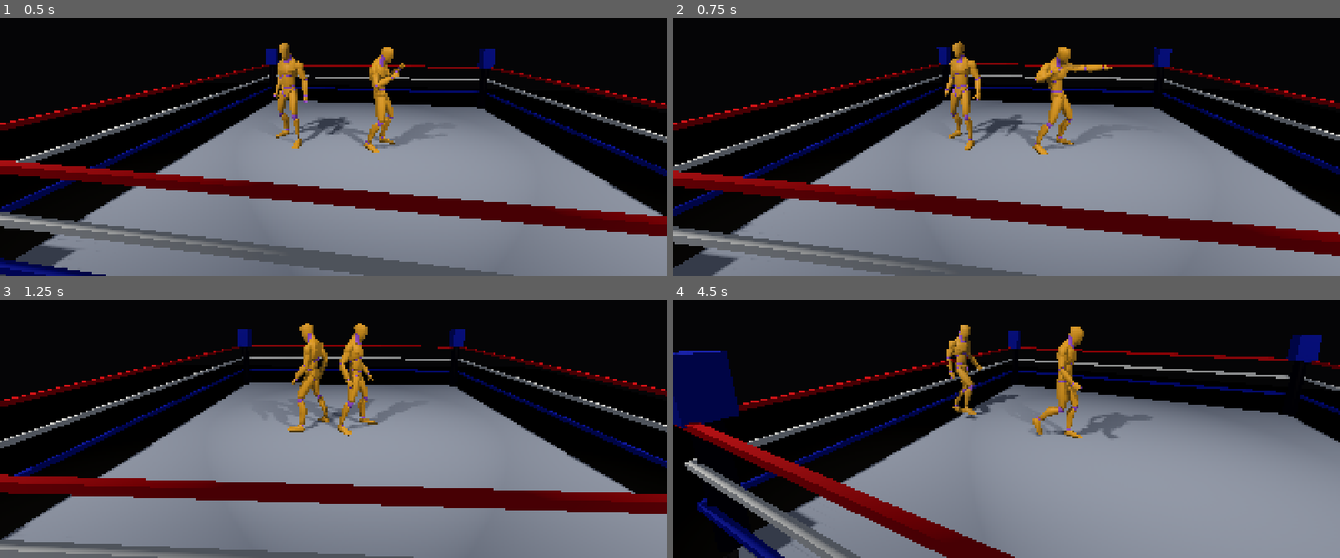
Above: before the commit, frames 1-4 (two rows, left to right).
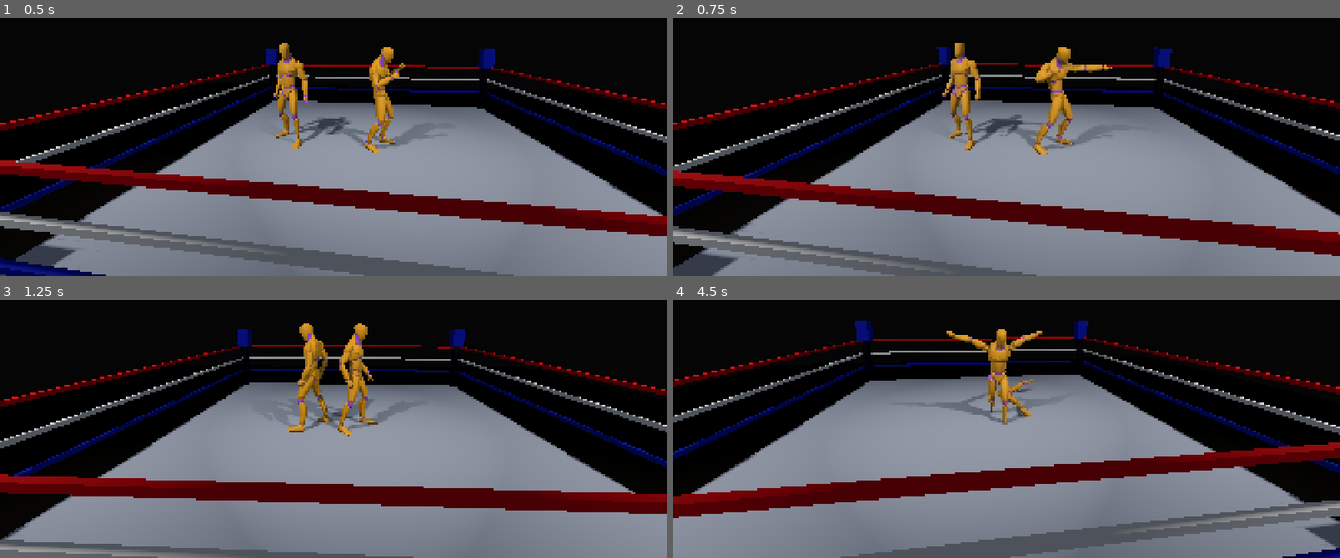
Above: after the commit, the same moments.

Repository: denhamd2/aegis
Game: Godot game, scene res://scenes/match.tscn
The game is run twice, just before and just after one commit, with the same random seed, the same clock (stepped at 60 frames per second) and the same inputs.
Inputs:
- Up to frame 1 (0.5 s): no input
- Up to frame 2 (0.75 s): hold D (move_right) from 0.53 s (still down); tap K (grapple) at 0.6 s
- Up to frame 3 (1.25 s): keep holding D (move_right)
- Up to frame 4 (4.5 s): release D (move_right) at 1.28 s; hold S (move_down) 1.28-2.03 s; tap K (grapple) at 1.35, 2.3, 3.05, 3.8, 4.35 s; hold D (move_right) 2.03-2.78 s; tap L (reversal) at 2.1 s; hold W (move_up) 2.78-3.53 s; tap J (strike) at 2.85 s; hold Space (submission_hold) 3.53-4.28 s; hold A (move_left) from 3.53 s (still down)

Frame 1 is identical in both runs. In frame 2, 0.1% of the frame differs, in the area x 40-50%, y 9-46%; in frame 3, 0.3%; in frame 4, 48%, in the area x 0-100%, y 8-100%.

Commit message:
Phase 3: first paired grapple animation (suplex), no Blender needed
Adds game/resources/animations/grapple_suplex.tres, a two-skeleton
paired Animation authored directly as a Godot resource (no Blender
available in this environment) — position/rotation tracks on both
wrestlers' root transforms for the throw arc, plus arm/spine bone tracks
for the grab/lift pose. Wired into GrappleRig via match.tscn's
node_paths mechanism (this project's own documented pattern for
typed-Node exports, not a plain NodePath literal which silently fails).

Getting it actually visible required two real fixes, not just content:

- WrestlerController's own per-wrestler AnimationTree (built in the
  earlier AnimationTree commit) keeps driving its Skeleton3D every idle
  frame regardless of GrappleRig — with both active, the paired
  animation was genuinely playing but invisible, silently overwritten
  each frame. Added set_grapple_animation_override(), called by
  GrappleRig.begin()/_on_animation_finished(), so GrappleRig owns both
  skeletons' poses for the move's duration, matching the ownership
  boundary ARCHITECTURE.md already states for physics/transforms.
- AnimationPlayer defaults to idle/wall-clock-paced playback rather than
  the physics tick, which would make a given tick's pose depend on
  render framerate. Set callback_mode_process to
  ANIMATION_CALLBACK_MODE_PROCESS_PHYSICS on this rig's AnimationPlayer
  and (same latent gap) each wrestler's own AnimationTree.

Verified against the real Godot 4.6.3 binary: 7/7 unit tests and
full-match pinfall completion hold across 11 different seeds with zero
script errors, and a direct-invocation test harness (bypassing AI/RNG)
confirmed real OpenGL captures show a genuine two-body throw arc.

Honest about what this isn't: one move of 18 required by
ARCHITECTURE.md's scope, biomechanically rough (large-angle Euler
keyframes chained without visual editor iteration), and testing across
11 seeds found that no live match naturally reaches GrappleRig.begin()
at all right now — the tie-up resolution/AI path to it is a separate,
pre-existing, still-open gap this README already flagged.

Co-Authored-By: Claude Sonnet 5 <noreply@anthropic.com>
Claude-Session: https://claude.ai/code/session_014FrePquMKRRVTcBmQuSTE6

Diff:
--- a/game/core/grapple/grapple_rig.gd
+++ b/game/core/grapple/grapple_rig.gd
@@ -31,6 +31,8 @@
 
 	_suspend(_attacker_body)
 	_suspend(_defender_body)
+	_set_pose_override(attacker, true)
+	_set_pose_override(defender, true)
 	_align_to_anchor(attacker, defender)
 
 	_active = true
@@ -60,8 +62,20 @@
 	if body:
 		body.set_physics_process(true)
 
+## Each wrestler drives its own single-character AnimationTree every idle
+## frame (see wrestler_controller.gd). Left active during a paired move,
+## it would keep overwriting the same Skeleton3D bones this rig's
+## AnimationPlayer is animating, right after this rig sets them — whichever
+## processes later in scene-tree order wins, silently. This hands full
+## control of both skeletons to this rig for the move's duration.
+func _set_pose_override(wrestler: Node3D, active: bool) -> void:
+	if wrestler.has_method("set_grapple_animation_override"):
+		wrestler.set_grapple_animation_override(active)
+
 func _on_animation_finished(_anim_name: StringName) -> void:
 	_apply_root_motion()
+	_set_pose_override(_attacker, false)
+	_set_pose_override(_defender, false)
 	_resume(_attacker_body)
 	_resume(_defender_body)
 	_active = false
--- a/game/core/match/wrestler_controller.gd
+++ b/game/core/match/wrestler_controller.gd
@@ -163,6 +163,13 @@
 	add_child(anim_tree)
 	anim_tree.tree_root = state_machine
 	anim_tree.anim_player = anim_tree.get_path_to(anim_player)
+	# Advance on the physics tick, not idle/wall-clock frames (the default) —
+	# animation is presentation-only and doesn't feed gameplay state, but an
+	# idle-clocked tree would still make playback speed (and therefore what a
+	# given tick *looks like*) depend on render framerate, which undermines
+	# frame-labeled captures (ARCHITECTURE.md's capture/evidence pipeline)
+	# expecting a specific tick to reliably show a specific pose.
+	anim_tree.callback_mode_process = AnimationMixer.ANIMATION_CALLBACK_MODE_PROCESS_PHYSICS
 	anim_tree.active = true
 	_anim_playback = anim_tree["parameters/playback"]
 	var idle_name: String = WrestlerFSM.State.keys()[WrestlerFSM.State.IDLE]
@@ -176,6 +183,16 @@
 	if not (anim_tree.tree_root as AnimationNodeStateMachine).has_node(state_name):
 		return
 	_anim_playback.travel(state_name)
+
+## Called by GrappleRig, which owns both skeletons' poses for the duration
+## of a paired move — our own per-wrestler AnimationTree runs every idle
+## frame same as GrappleRig's paired AnimationPlayer, so without this both
+## would fight over the same Skeleton3D bones and whichever processes last
+## in scene-tree order would silently win, leaving the paired move
+## invisible. Restored (re-activated) once GrappleRig hands control back.
+func set_grapple_animation_override(active: bool) -> void:
+	if anim_tree:
+		anim_tree.active = not active
 
 func _resolve_paths() -> void:
 	if opponent_path != NodePath():
--- /dev/null
+++ b/game/resources/animations/grapple_suplex.tres
@@ -0,0 +1,92 @@
+[gd_resource type="AnimationLibrary" format=3]
+
+[sub_resource type="Animation" id="Animation_hu37m"]
+tracks/0/type = "position_3d"
+tracks/0/imported = false
+tracks/0/enabled = true
+tracks/0/path = NodePath("../WrestlerA")
+tracks/0/interp = 2
+tracks/0/loop_wrap = true
+tracks/0/keys = PackedFloat32Array(0, 1, 0.4, 0, 0, 0.2, 1, 0.32, 0, 0, 0.333, 1, 0.28, 0.02, 0, 0.42, 1, 0.1, 0.18, 0, 0.5, 1, -0.05, 0.22, 0, 0.6, 1, 0.05, 0.08, 0, 0.75, 1, 0.2, -0.03, 0, 1, 1, 0.32, -0.03, 0)
+tracks/1/type = "rotation_3d"
+tracks/1/imported = false
+tracks/1/enabled = true
+tracks/1/path = NodePath("../WrestlerA")
+tracks/1/interp = 2
+tracks/1/loop_wrap = true
+tracks/1/keys = PackedFloat32Array(0, 1, 0, 0, 0, 1, 0.333, 1, -0.06975647, 0, 0, 0.9975641, 0.5, 1, -0.21643962, 0, 0, 0.976296, 0.6, 1, -0.08715574, 0, 0, 0.9961947, 1, 1, 0, 0, 0, 1)
+tracks/2/type = "position_3d"
+tracks/2/imported = false
+tracks/2/enabled = true
+tracks/2/path = NodePath("../WrestlerB")
+tracks/2/interp = 2
+tracks/2/loop_wrap = true
+tracks/2/keys = PackedFloat32Array(0, 1, -0.4, 0, 0, 0.2, 1, -0.32, 0, 0, 0.333, 1, -0.15, 0.12, 0, 0.42, 1, 0, 0.45, 0, 0.5, 1, 0.1, 0.55, 0, 0.6, 1, 0.3, 0.3, 0, 0.7, 1, 0.45, 0.05, 0, 0.78, 1, 0.52, -0.03, 0, 1, 1, 0.52, -0.03, 0)
+tracks/3/type = "rotation_3d"
+tracks/3/imported = false
+tracks/3/enabled = true
+tracks/3/path = NodePath("../WrestlerB")
+tracks/3/interp = 2
+tracks/3/loop_wrap = true
+tracks/3/keys = PackedFloat32Array(0, 1, 0, 1, 0, -4.371139e-08, 0.333, 1, 7.590403e-09, 0.9848077, 0.17364818, -4.304731e-08, 0.42, 1, 3.090862e-08, 0.70710677, 0.70710677, -3.090862e-08, 0.5, 1, 4.222196e-08, 0.25881907, 0.9659258, -1.1313341e-08, 0.6, 1, 4.3545054e-08, -0.08715577, 0.9961947, 3.8096997e-09, 0.78, 1, 3.090862e-08, -0.70710677, 0.70710677, 3.090862e-08, 1, 1, 3.090862e-08, -0.70710677, 0.70710677, 3.090862e-08)
+tracks/4/type = "rotation_3d"
+tracks/4/imported = false
+tracks/4/enabled = true
+tracks/4/path = NodePath("../WrestlerA/CharacterModel/Armature/Skeleton3D:upperarm_l")
+tracks/4/interp = 2
+tracks/4/loop_wrap = true
+tracks/4/keys = PackedFloat32Array(0, 1, 0, 0, -0.08715574, 0.9961947, 0.333, 1, 0.49240386, 0.08682409, -0.15038373, 0.8528685, 0.5, 1, 0.8137977, 0.29619813, -0.17101005, 0.46984628, 0.75, 1, 0.34071866, 0.029809017, -0.081899606, 0.9361168, 1, 1, 0, 0, -0.08715574, 0.9961947)
+tracks/5/type = "rotation_3d"
+tracks/5/imported = false
+tracks/5/enabled = true
+tracks/5/path = NodePath("../WrestlerA/CharacterModel/Armature/Skeleton3D:upperarm_r")
+tracks/5/interp = 2
+tracks/5/loop_wrap = true
+tracks/5/keys = PackedFloat32Array(0, 1, 0, 0, 0.08715574, 0.9961947, 0.333, 1, 0.49240386, -0.08682409, 0.15038373, 0.8528685, 0.5, 1, 0.8137977, -0.29619813, 0.17101005, 0.46984628, 0.75, 1, 0.34071866, -0.029809017, 0.081899606, 0.9361168, 1, 1, 0, 0, 0.08715574, 0.9961947)
+tracks/6/type = "rotation_3d"
+tracks/6/imported = false
+tracks/6/enabled = true
+tracks/6/path = NodePath("../WrestlerA/CharacterModel/Armature/Skeleton3D:lowerarm_l")
+tracks/6/interp = 2
+tracks/6/loop_wrap = true
+tracks/6/keys = PackedFloat32Array(0, 1, 0, 0, 0, 1, 0.333, 1, -0.57357645, 0, 0, 0.81915206, 0.5, 1, -0.76604444, 0, 0, 0.64278764, 0.75, 1, -0.34202012, 0, 0, 0.9396926, 1, 1, 0, 0, 0, 1)
+tracks/7/type = "rotation_3d"
+tracks/7/imported = false
+tracks/7/enabled = true
+tracks/7/path = NodePath("../WrestlerA/CharacterModel/Armature/Skeleton3D:lowerarm_r")
+tracks/7/interp = 2
+tracks/7/loop_wrap = true
+tracks/7/keys = PackedFloat32Array(0, 1, 0, 0, 0, 1, 0.333, 1, -0.57357645, 0, 0, 0.81915206, 0.5, 1, -0.76604444, 0, 0, 0.64278764, 0.75, 1, -0.34202012, 0, 0, 0.9396926, 1, 1, 0, 0, 0, 1)
+tracks/8/type = "rotation_3d"
+tracks/8/imported = false
+tracks/8/enabled = true
+tracks/8/path = NodePath("../WrestlerA/CharacterModel/Armature/Skeleton3D:spine_01")
+tracks/8/interp = 2
+tracks/8/loop_wrap = true
+tracks/8/keys = PackedFloat32Array(0, 1, 0, 0, 0, 1, 0.333, 1, 0.1305262, 0, 0, 0.9914449, 0.5, 1, -0.17364818, 0, 0, 0.9848077, 0.75, 1, 0.043619387, 0, 0, 0.99904823, 1, 1, 0, 0, 0, 1)
+tracks/9/type = "rotation_3d"
+tracks/9/imported = false
+tracks/9/enabled = true
+tracks/9/path = NodePath("../WrestlerB/CharacterModel/Armature/Skeleton3D:spine_01")
+tracks/9/interp = 2
+tracks/9/loop_wrap = true
+tracks/9/keys = PackedFloat32Array(0, 1, 0, 0, 0, 1, 0.42, 1, -0.1305262, 0, 0, 0.9914449, 0.6, 1, 0.08715574, 0, 0, 0.9961947, 1, 1, 0, 0, 0, 1)
+tracks/10/type = "rotation_3d"
+tracks/10/imported = false
+tracks/10/enabled = true
+tracks/10/path = NodePath("../WrestlerB/CharacterModel/Armature/Skeleton3D:upperarm_l")
+tracks/10/interp = 2
+tracks/10/loop_wrap = true
+tracks/10/keys = PackedFloat32Array(0, 1, 0, 0, -0.06975647, 0.9975641, 0.42, 1, 0.16773126, 0.044943456, -0.25488698, 0.9512512, 0.78, 1, 0, 0, -0.1305262, 0.9914449, 1, 1, 0, 0, -0.06975647, 0.9975641)
+tracks/11/type = "rotation_3d"
+tracks/11/imported = false
+tracks/11/enabled = true
+tracks/11/path = NodePath("../WrestlerB/CharacterModel/Armature/Skeleton3D:upperarm_r")
+tracks/11/interp = 2
+tracks/11/loop_wrap = true
+tracks/11/keys = PackedFloat32Array(0, 1, 0, 0, 0.06975647, 0.9975641, 0.42, 1, 0.16773126, -0.044943456, 0.25488698, 0.9512512, 0.78, 1, 0, 0, 0.1305262, 0.9914449, 1, 1, 0, 0, 0.06975647, 0.9975641)
+
+[resource]
+_data = {
+&"grapple_suplex": SubResource("Animation_hu37m")
+}
--- a/game/scenes/match.tscn
+++ b/game/scenes/match.tscn
@@ -9,6 +9,7 @@
 [ext_resource type="Resource" path="res://resources/moves/strike_jab.tres" id="7"]
 [ext_resource type="Resource" path="res://resources/moves/grapple_suplex.tres" id="8"]
 [ext_resource type="Resource" path="res://resources/moves/signature_backbreaker.tres" id="9"]
+[ext_resource type="AnimationLibrary" path="res://resources/animations/grapple_suplex.tres" id="10"]
 
 [sub_resource type="Environment" id="Environment_arena"]
 background_mode = 1
@@ -58,10 +59,18 @@
 spot_range = 10.0
 spot_angle = 45.0
 
-[node name="GrappleRig" type="Node3D" parent="."]
+[node name="GrappleRig" type="Node3D" parent="." node_paths=PackedStringArray("anchor", "animation_player")]
 script = ExtResource("6")
+anchor = NodePath("GrappleAnchor")
+animation_player = NodePath("AnimationPlayer")
 
 [node name="GrappleAnchor" type="Marker3D" parent="GrappleRig"]
+
+[node name="AnimationPlayer" type="AnimationPlayer" parent="GrappleRig"]
+callback_mode_process = 0
+libraries = {
+"": ExtResource("10")
+}
 
 [node name="WrestlerA" parent="." instance=ExtResource("3")]
 transform = Transform3D(1, 0, 0, 0, 1, 0, 0, 0, 1, -1.5, 0, 0)
Not shown: 1 places in game/scenes/match.tscn that only renumber resources
Not shown, changed: README.md
